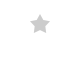
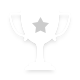
Layers edited between the first and the second (80, 80) image:
painted on "Shape 2" over [30, 14, 50, 33]
painted on "Shape 1" over [8, 11, 72, 74]